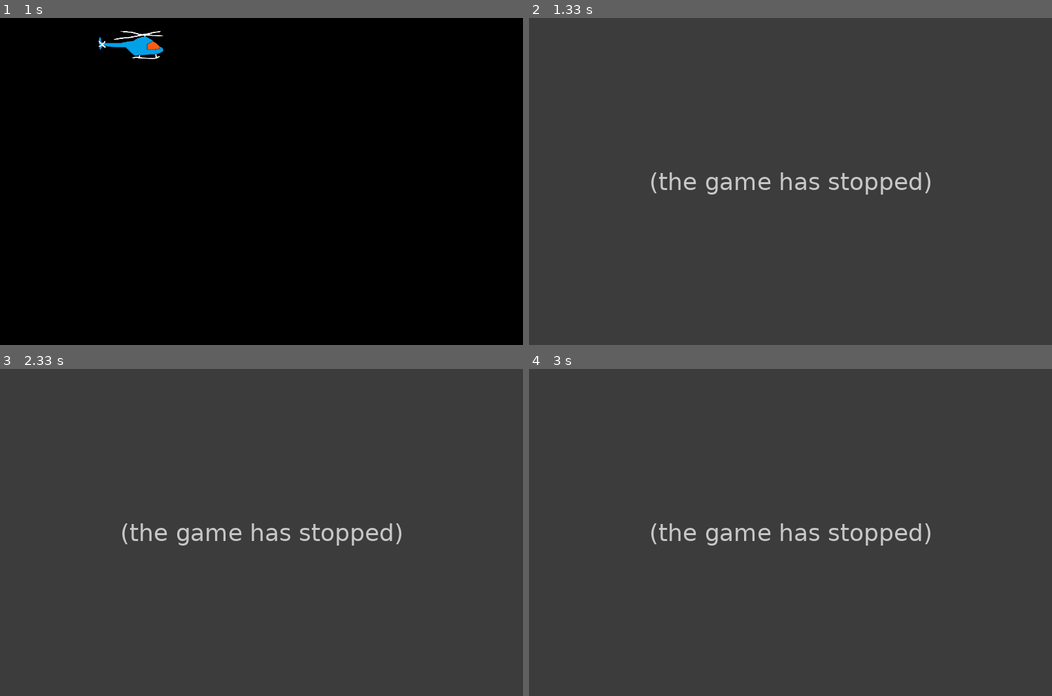
Above: before the commit, frames 1-4 (two rows, left to right).
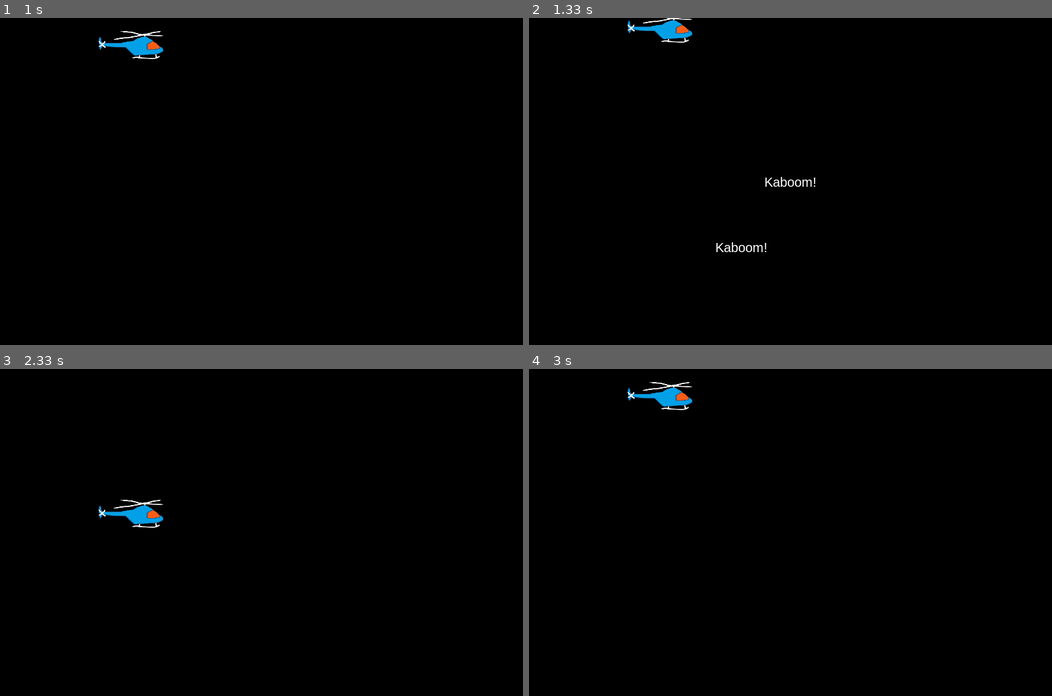
Above: after the commit, the same moments.

Repository: pasanprem/pygame
Game: pygame game, started from pygamestart.py
Same seed, same stepped clock (60 frames per second), same inputs: the game is played once before the commit and once after it.
Inputs:
- Up to frame 1 (1 s): hold Up 0.33-0.8 s; hold Up from 0.83 s (still down)
- Up to frame 2 (1.33 s): release Up at 1.2 s
- Up to frame 3 (2.33 s): hold Up 1.97-2.27 s; hold Up from 2.3 s (still down)
- Up to frame 4 (3 s): release Up at 2.67 s; hold Up from 2.7 s (still down)

Frame 1 is identical in both runs. In frame 2, 100% of the frame differs, in the area x 0-100%, y 0-100%; in frame 3, 100%; in frame 4, 100%.
Error before the commit: NameError: name 'time' is not defined (pygamestart.py line 40); the game stopped at 1.07 s (later frames are placeholders)

Commit message:
still not getting the message

Diff:
--- a/pygamestart.py
+++ b/pygamestart.py
@@ -1,4 +1,5 @@
 import pygame
+import time
 
 black = (0,0,0)
 white = (255,255,255)
@@ -15,18 +16,25 @@
 img = pygame.image.load('Helicopter.png')
 
 def replay_or_quit():
-    for event in pygame.event.get([pygame.KEYDOWN, pygame.QUIT]):
+    for event in pygame.event.get([pygame.KEYDOWN, pygame.KEYUP, pygame.QUIT]):
         if event.type == pygame.QUIT:
             pygame.quit()
             quit()
+
+        elif event.type == pygame.KEYDOWN:
+            continue
+
+        return event.key
+
+    return None
 
 def makeTextObjs(text, font):
     textSurface = font.render(text, True, white)
     return textSurface, textSurface.get_rect()
 
 def msgSurface(text):
-    smallText = pygame.font.Font('freesansbold.ttf', 20)
-    largeText = pygame.font.Font('freesansbold.ttf, 150')
+    smallText = pygame.font.Font('arial.ttf', 20)
+    largeText = pygame.font.Font('arial.ttf, 150')
 
     titleTextSurf, titleTextRect = makeTextObjs(text, largeText)
     titleTextRect.center = surfaceWidth/2, surfaceHeight/2
@@ -42,7 +50,7 @@
     while replay_or_quit() == None:
         clock.tick()
 
-
+    main()
 
 def gameOver():
     msgSurface('Kaboom!')
